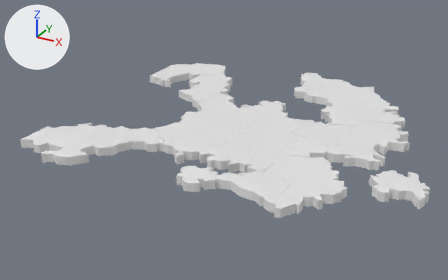
The glTF model Meshes/postcodes.gltf, before and after one commit.
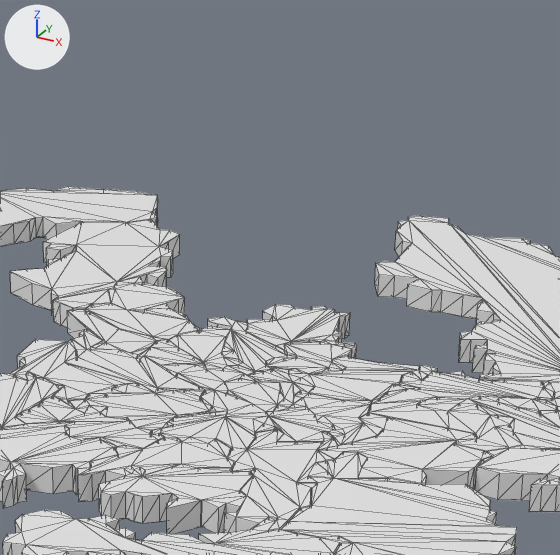
Old and new are each drawn whole from a camera (50 mm lens) standing at (10.5, -23.5, 11.4) and looking at (-2.4, 0.0, -0.3) and again close up on the part from 39% to 79% of the width and 2% to 64% of the height. The lights are fixed; the arrows at upper left show +X, +Y and +Z. The close-ups show mesh edges as thin lines. Where no turn or scale is listed for an object, it has been applied to the vertices.

The first close-up shows 'g32', 'g33', 'g44', 'g45', 'g46', 'g66', 'g69', 'g72', 'g73', 'g74', 'g81', 'g82'.
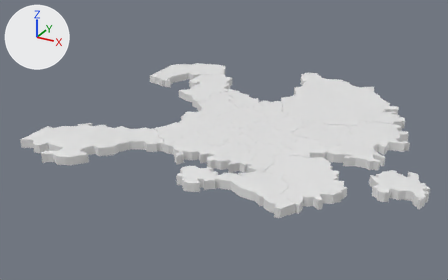
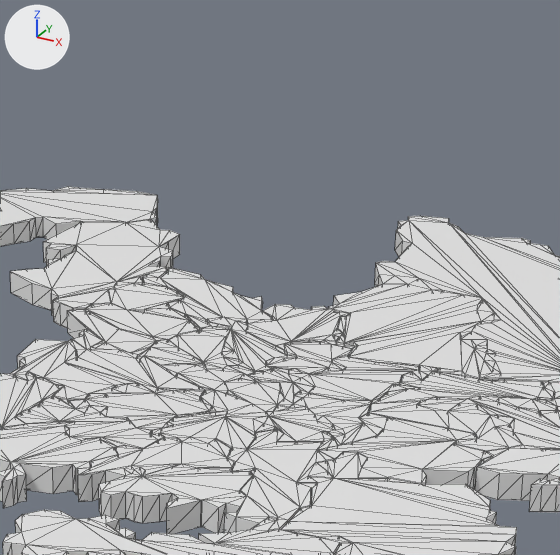
Where the newer file only moved an object's origin or applied its transform, the numbers keep the older frame.

Changed parts and their boxes [x1, y1, x2, y2] in the close-ups (560 x 555 px):
'g64', added
    after: [328, 275, 501, 379]
'g61', added
    after: [143, 267, 274, 329]

The change in detail:
Mesh me_glasgow_postcode_map_038 is new.
It has 72 vertices, 140 faces and spans x -1.31..1.47, y -1.54..0.76, z 0.0..0.38.
It uses material mat_glasgow_postcode_map (white #e7e7e7).
Mesh me_glasgow_postcode_map_016 is new.
It has 134 vertices, 264 faces and spans x -1.51..2.0, y -1.71..2.11, z -0.38..0.0.
It uses material mat_glasgow_postcode_map (white #e7e7e7).
Object 'g61' (ob_g61) is new; it shows me_glasgow_postcode_map_038.
Its location is (-3.24, 3.43, 0.26).
Object 'g64' (ob_g64) is new; it shows me_glasgow_postcode_map_016.
Its location is (0.12, 3.58, 0.64).
